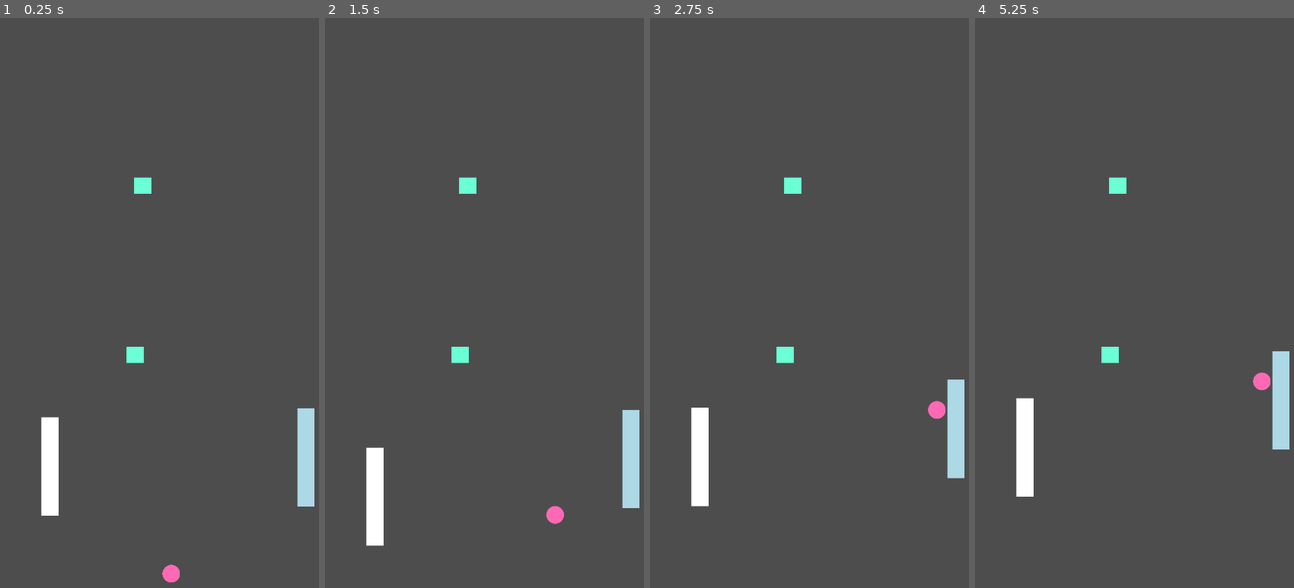
Above: before the commit, frames 1-4 (left to right).
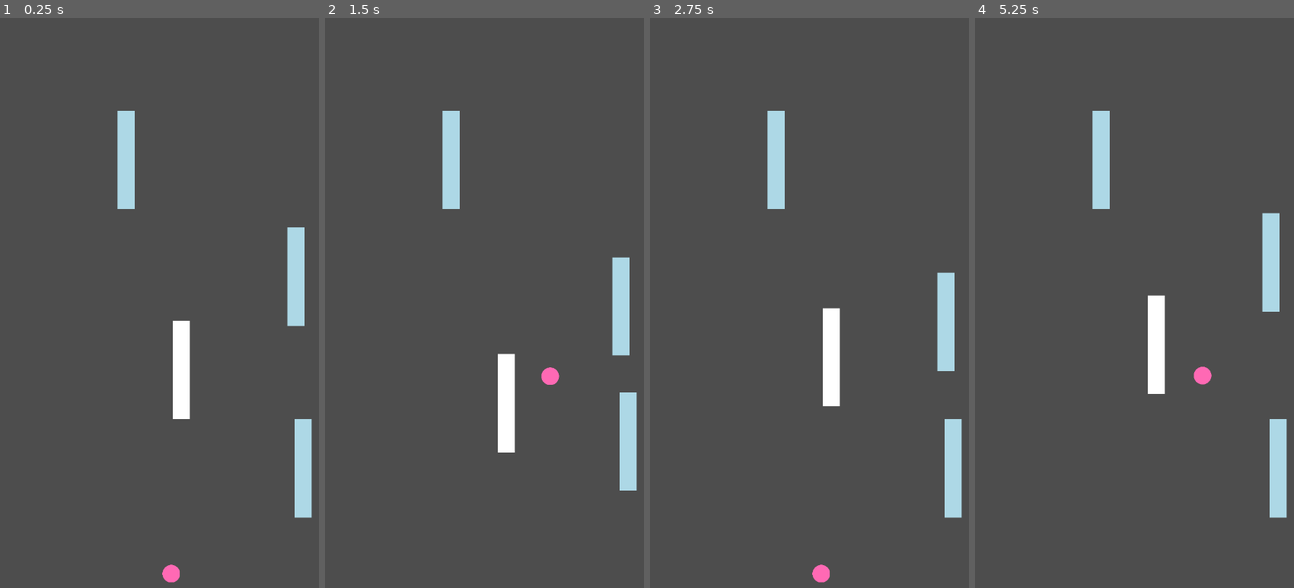
Above: after the commit, the same moments.

Repository: felipedfe/ricochet-godot
Game: Godot game, scene res://scenes/main.tscn
The game is run twice, just before and just after one commit, with the same random seed, the same clock (stepped at 60 frames per second) and the same inputs.
Inputs (mouse positions are in pixels of both pictures, inside the frame that each line leads up to):
- Up to frame 1 (0.25 s): no input
- Up to frame 2 (1.5 s): move the mouse to (570, 251) at 0.52 s; click (570, 251) at 0.6 s; tap D (d) at 0.8, 1.35 s; move the mouse to (427, 314) at 1.27 s
- Up to frame 3 (2.75 s): click (752, 314) at 1.55 s; move the mouse to (854, 149) at 2.02 s; click (854, 149) at 2.1 s; tap D (d) at 2.3 s
- Up to frame 4 (5.25 s): move the mouse to (1128, 405) at 2.77 s; tap D (d) at 2.85, 3.8, 4.35 s; click (1128, 405) at 3.05 s; move the mouse to (1249, 377) at 3.52 s; click (1249, 377) at 3.6 s; move the mouse to (1041, 194) at 4.27 s; click (1041, 194) at 4.55 s; move the mouse to (1163, 285) at 5.02 s; click (1163, 285) at 5.1 s

The runs differ from the first frame. In frame 1, 4.6% of the frame differs, in the area x 12-99%, y 16-88%; in frame 2, 5.0%; in frame 3, 5.4%; in frame 4, 5.8%.

Commit message:
creates a feature for grabbing and then launching a ball on the grab bar

Diff:
--- a/scenes/level_1.tscn
+++ b/scenes/level_1.tscn
@@ -22,17 +22,17 @@
 metadata/_edit_lock_ = true
 
 [node name="BarMotion1" parent="." instance=ExtResource("4_5xbjy")]
-position = Vector2(105, 978)
+position = Vector2(381, 775.00006)
 
 [node name="Warpzone" parent="." instance=ExtResource("5_4nkto")]
 position = Vector2(95, 546)
 scale = Vector2(1.2, 1.2)
 
 [node name="WarpA" parent="Warpzone" index="0"]
-position = Vector2(-512.5, 500.83334)
+position = Vector2(-683.3333, 557.5)
 
 [node name="WarpB" parent="Warpzone" index="1"]
-position = Vector2(-347.5, 504.16666)
+position = Vector2(-533.3333, 577.5)
 script = null
 
 [node name="Warpzone2" parent="." instance=ExtResource("5_4nkto")]
@@ -40,13 +40,19 @@
 scale = Vector2(1.2, 1.2)
 
 [node name="WarpA" parent="Warpzone2" index="0"]
-position = Vector2(162.5, 545.8334)
+position = Vector2(-372.5, 400.8333)
 
 [node name="WarpB" parent="Warpzone2" index="1"]
-position = Vector2(175.83334, 249.16664)
+position = Vector2(-478.33328, 294.16666)
 
 [node name="BarMotionGrab1" parent="." instance=ExtResource("5_fcfvj")]
-position = Vector2(643, 959)
+position = Vector2(637, 982)
+
+[node name="BarMotionGrab2" parent="." instance=ExtResource("5_fcfvj")]
+position = Vector2(622, 613.99994)
+
+[node name="BarMotionGrab3" parent="." instance=ExtResource("5_fcfvj")]
+position = Vector2(265, 380)
 
 [connection signal="screen_exited" from="Ball/VisibleOnScreenNotifier2D2" to="." method="_on_visible_on_screen_notifier_2d_screen_exited"]
 
--- a/scripts/ball.gd
+++ b/scripts/ball.gd
@@ -3,21 +3,24 @@
 
 @export var speed: float = 1500.0
 #@export var separation_push: float = 1.0 # empurra pra fora após colisão (ajuste fino)
-
 var direction: Vector2 = Vector2.ZERO
 var current_direction: Vector2 = Vector2(1, -1)
 var ball_radius: float
+var grabed: bool = false
+var grabbed_by: Node = null
 
 func _ready() -> void:
-	direction = Vector2.ZERO
+	#direction = Vector2.ZERO
 	$BallSprite.modulate = Color.HOT_PINK
 	ball_radius = $CollisionShape2D.shape.radius
-	print(ball_radius)
+	#print(ball_radius)
 
 func launch() -> void:
 	# (1, -1) = pra direita e pra cima
 	#direction = Vector2(1, -1).normalized()
 	direction = current_direction.normalized()
+	grabed = false
+	grabbed_by = null
 
 func reset() -> void:
 	direction = Vector2.ZERO
@@ -34,7 +37,8 @@
 	# ex: se a bola bate no chão o normal retornado seria Vector2(0, -1), que seria a direção pra cima
 	var normal = collision.get_normal()
 	# reflete direção
-	direction = direction.bounce(normal).normalized()
+	current_direction = direction.bounce(normal).normalized()
+	direction = current_direction
 	# empurra a bola um pouquinho pra fora da barra, isso é pra evitar que bola agarre na barra
 	global_position += normal * 10.0
 
--- a/scripts/bar_motion_grab.gd
+++ b/scripts/bar_motion_grab.gd
@@ -1,30 +1,36 @@
 extends "res://scripts/bar_motion.gd"
 
 
-var ball_local:Ball
+@onready var ball_node:Ball = $"../Ball"
 
 func _ready() -> void:
 	$BarSprite.modulate = Color.LIGHT_BLUE
 
 func on_ball_hit(ball: Ball, collision: KinematicCollision2D) -> void:
-	ball_local = ball
+	#ball_node = ball
 	ball.reset()
 
-	# cola no ponto de contato (um tiquinho pra fora pra não ficar “dentro”)
 	var normal = collision.get_normal()
 	#var collision_x = collision.get_position().x
 	#ball.global_position = collision.get_position() + normal * ball.ball_radius # GAMBIARRA consertar depois, esse valor tem que ser dinâmico em relação ao tamanho da bola
 	ball.global_position = collision.get_position() + normal * (ball.ball_radius - 13) # GAMBIARRA consertar depois, esse valor tem que ser dinâmico em relação ao tamanho da bola
 	#print(typeof(collision_x))
 	#print(normal)
+	# lembre-se que "normal" retorna a direção refletida
 	ball.current_direction.x = normal.x
 	#ball.direction = Vector2(-1, -1)
 
+	ball.grabed = true
+	ball.grabbed_by = self
 	Global.ball_ready_to_launch = true
-	print(ball_local.position + Vector2(200,200))
+	print(ball_node.position + Vector2(200,200))
 
 func _process(_delta: float) -> void:
-	if ball_local:
-		ball_local.position = position - Vector2(40,40) # GAMBIARRA calcular esse valor depois
-		print(Global.ball_ready_to_launch)
-	#pass
+	if ball_node.grabed and ball_node.grabbed_by == self:
+		ball_node.position = position - Vector2(40,40) # GAMBIARRA calcular esse valor depois
+		#print(Global.ball_ready_to_launch)
+		ball_node.direction = Vector2.ZERO
+
+		#if ball_node.grabed:
+			#ball_node.direction = Vector2.ZERO
+			#print(ball_node.current_direction)
--- a/scripts/level_1.gd
+++ b/scripts/level_1.gd
@@ -3,6 +3,7 @@
 @onready var ball_node: CharacterBody2D = $Ball
 @onready var bar1: BarMotion = $BarMotion1
 @onready var bar_grab1: BarMotion = $BarMotionGrab1
+@onready var bar_grab2: BarMotion = $BarMotionGrab2
 var initial_ball_pos: Vector2
 #var ball_ready_to_launch = true
 
@@ -11,9 +12,10 @@
 	ball_node.position = initial_ball_pos
 	bar1.setup(50,200)
 	bar1.set_speed(200)
-	bar_grab1.setup(100, 170)
+	bar_grab1.setup(100, 140)
 	bar_grab1.set_speed(200)
-
+	bar_grab2.setup(100, 120)
+	bar_grab2.set_speed(50)
 func reset_ball_pos():
 	ball_node.position = initial_ball_pos
 	ball_node.reset()
